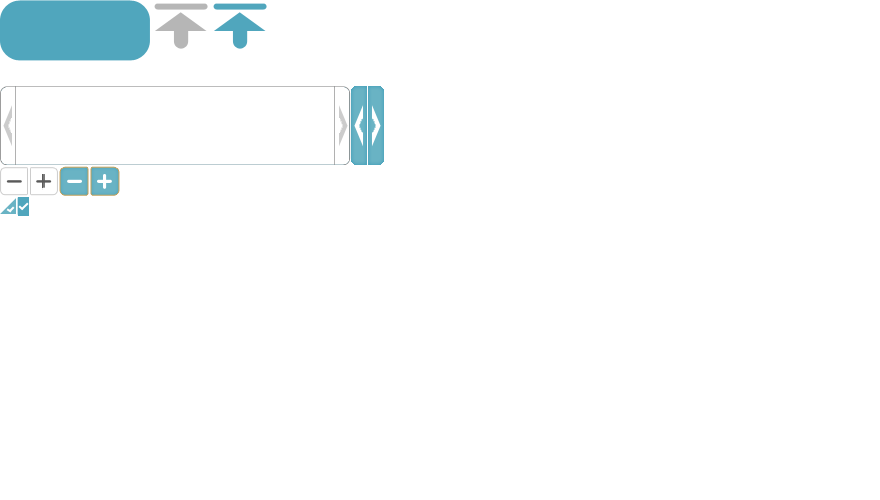
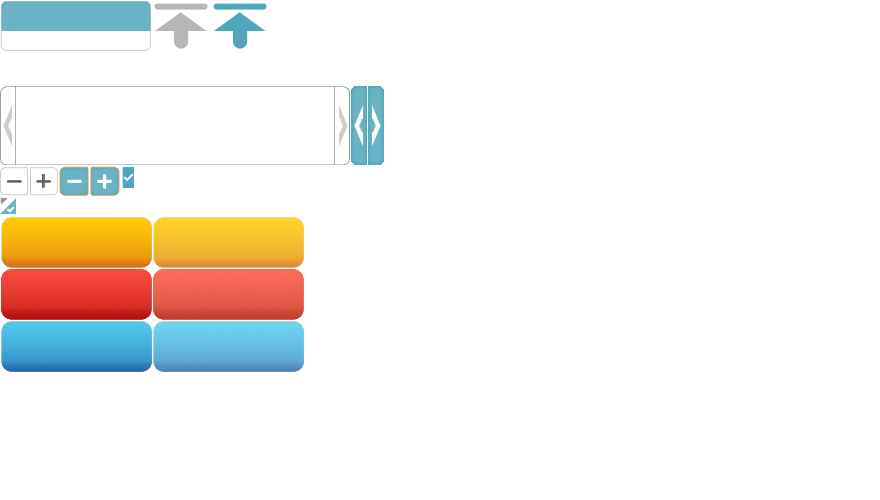
Layer changes from the first 880x500 image to the second:
added layer "形状 18" above "形状 19" over [1, 217, 152, 268]
added layer "形状 19" above "形状 18 副本" over [1, 269, 152, 320]
added layer "形状 18 副本" above "形状 22" over [1, 321, 152, 372]
added layer "形状 21" above "形状 18 副本 3" over [0, 197, 7, 204]
added layer "形状 18 副本 3" above "形状 19 副本" over [153, 217, 304, 268]
added layer "形状 19 副本" above "形状 18 副本 2" over [153, 269, 304, 320]
added layer "形状 18 副本 2" above "形状 17" over [153, 321, 304, 372]
painted on "形状 17" over [17, 167, 134, 216]
added layer "形状 20" above "形状 2" over [0, 1, 151, 51]
removed layer "形状 1" over [0, 0, 150, 61]
